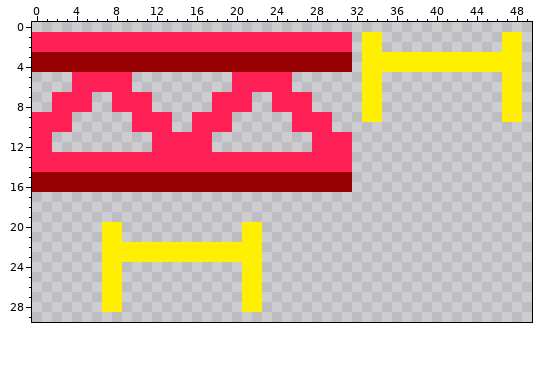
Sprite sheet: assets/sprites/level_sheet.png. The picture above is the old version.
The file is 86x34 pixels. Shown: x 0..49, y 0..29.
And afterwards:
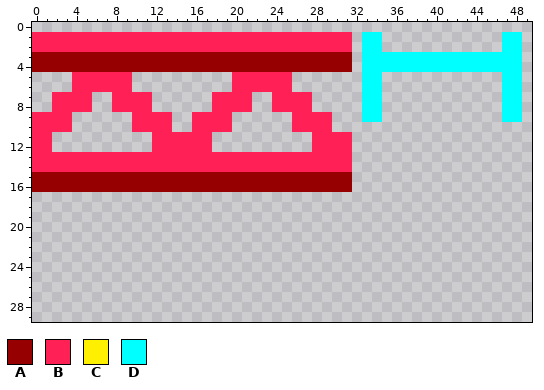
Palette (. is transparent): A #970000  B #ff2155  C #ffef00  D #00ffff
Change:
@@ x 31..49 @@
  0 ...................
- 1 B.CC............CC.
- 2 B.CC............CC.
- 3 A.CCCCCCCCCCCCCCCC.
- 4 A.CCCCCCCCCCCCCCCC.
- 5 ..CC............CC.
- 6 ..CC............CC.
- 7 ..CC............CC.
- 8 ..CC............CC.
- 9 ..CC............CC.
+ 1 B.DD............DD.
+ 2 B.DD............DD.
+ 3 A.DDDDDDDDDDDDDDDD.
+ 4 A.DDDDDDDDDDDDDDDD.
+ 5 ..DD............DD.
+ 6 ..DD............DD.
+ 7 ..DD............DD.
+ 8 ..DD............DD.
+ 9 ..DD............DD.
 10 ...................
@@ x 5..24 @@
 19 ....................
-20 ..CC............CC..
-21 ..CC............CC..
-22 ..CCCCCCCCCCCCCCCC..
-23 ..CCCCCCCCCCCCCCCC..
-24 ..CC............CC..
-25 ..CC............CC..
-26 ..CC............CC..
-27 ..CC............CC..
-28 ..CC............CC..
+20 ....................
+21 ....................
+22 ....................
+23 ....................
+24 ....................
+25 ....................
+26 ....................
+27 ....................
+28 ....................
 29 ....................
Changed places in both pictures, as pixel boxes (x1, y1, x2, y2):
changed: (362, 32, 522, 122)
erased: (102, 222, 262, 312)
